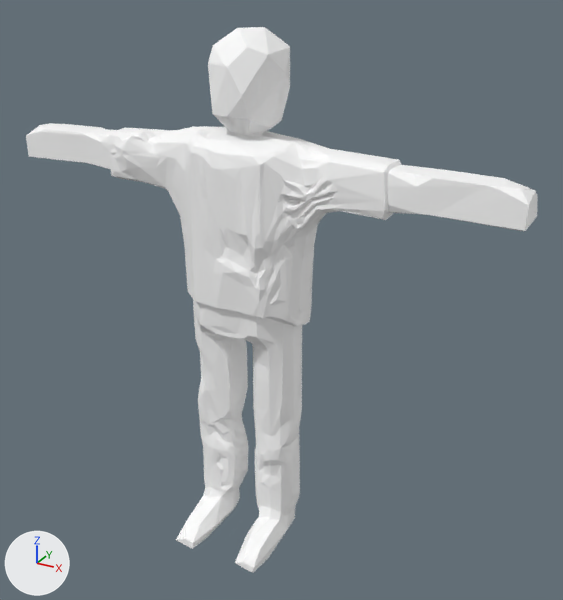
One commit to the glTF model Zombie Walking.glb: the scene before it, then after it.
Before and after are seen from a 50 mm camera at (2.83, -4.63, 4.44) aimed at (0.24, 0.09, 2.08). Every picture has the same lights, and +X, +Y and +Z are marked at lower left. The older version comes first. Where no turn or scale is listed for an object, it has been applied to the vertices.

The older version as bpy lines, for what is in view:
```python
me_cube = bpy.data.meshes.new('Cube')
me_cube.from_pydata(...)  # 1592 vertices, 3180 faces; spans x -2.02..2.02, y -0.6..0.44, z -3.35..0.66
me_cube.materials.append(mat_material)  # white #ffffff
ob_cube = bpy.data.objects.new('Cube', me_cube)
ob_cube.location = (0.0, 0.0, 3.347)
```
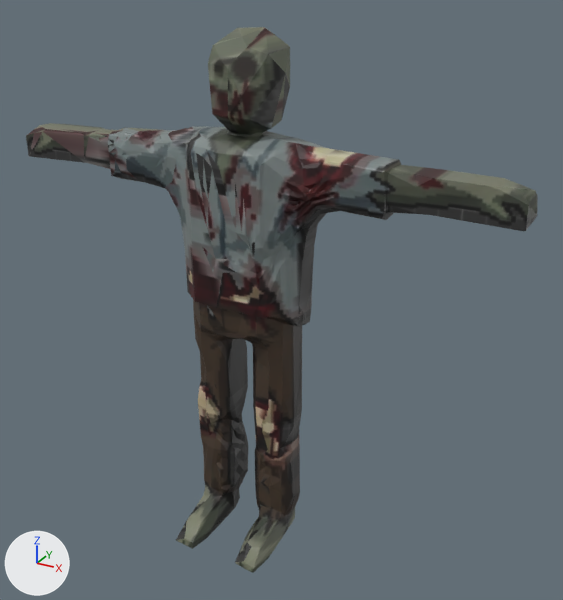
The edits, one by one:
Picture 'Torn_zombie_pixel_art_20261005190659' (img_torn_zombie_pixel_art_20261005190659) is new.
Material 'Material.002' (mat_material_002) is new.
Its texture is img_torn_zombie_pixel_art_20261005190659.
me_cube has 1592 vertices, 3180 faces and spans x -2.02..2.02, y -0.6..0.44, z -3.35..0.66.
me_cube no longer uses material mat_material (white #ffffff).
me_cube gains material mat_material_002 (picture img_torn_zombie_pixel_art_20261005190659).

Where the change shows, as pixel boxes (x1, y1, x2, y2) in the pictures (563 x 600 px):
'Cube', recoloured (white to grey)
    both: (26, 27, 538, 573)
